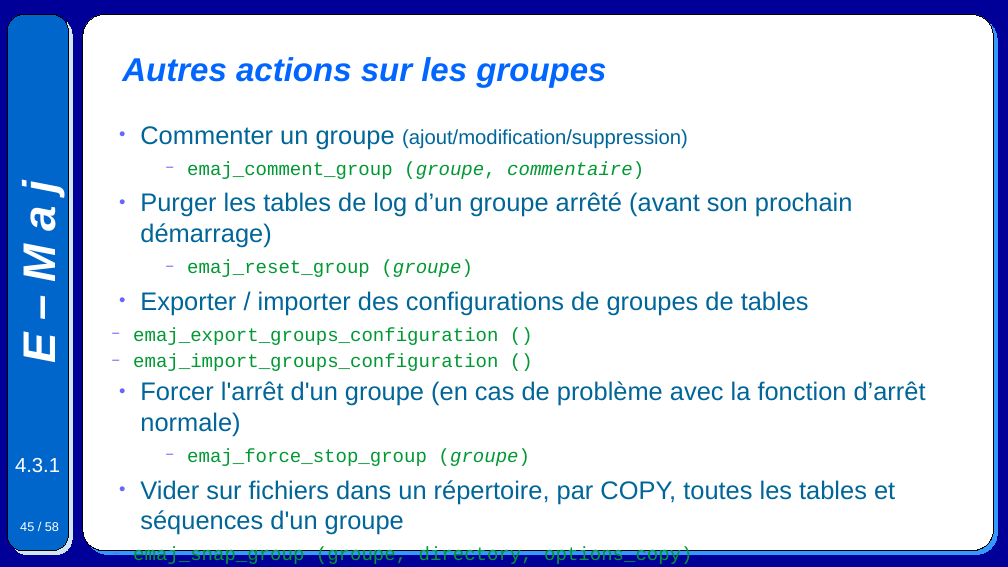
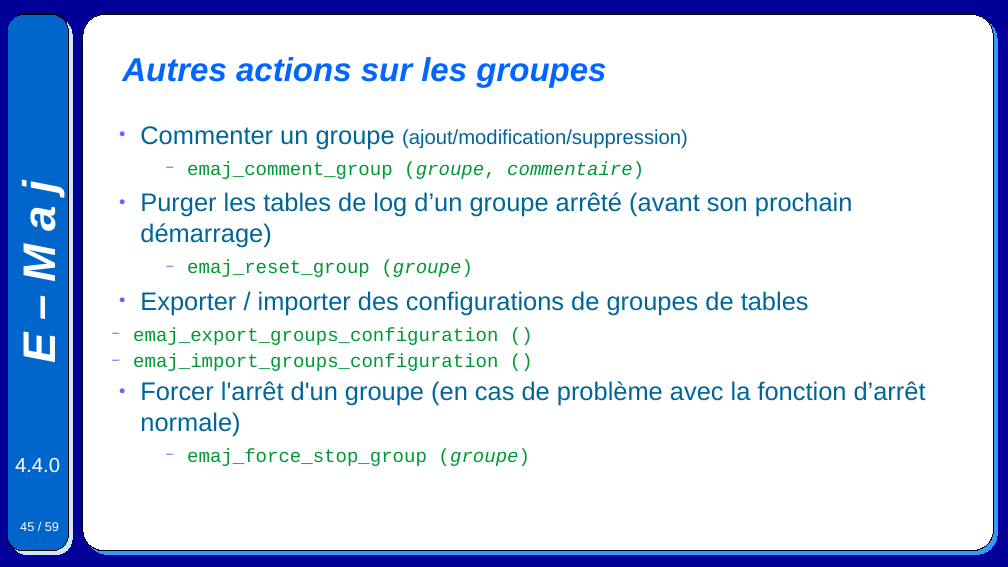
Before and after one commit to beaud76/emaj_doc, a slide deck: slide 45 of Emaj.devel_pres_fr.odp. Drawn at 1008x567 pixels with LibreOffice and Linux fonts; fonts in the diff are those of the drawing. Boxes give left, top, right and bottom in pixels: in the first picture for what was removed or moved away, otherwise in the second. Text is boxed around its words. In the diff, an @@ line names an element or a change of style, - is before the commit and + after.

```diff
--- a/Emaj.devel_pres_fr.odp
+++ b/Emaj.devel_pres_fr.odp
@@ text at bbox=[15, 458, 60, 473]: text changed @@
-4.3.1
+4.4.0
@@ text at bbox=[133, 480, 895, 564]: paragraphs removed @@
-● Vider sur fichiers dans un répertoire, par COPY, toutes les tables et séquences d'un groupe
-  − emaj_snap_group (groupe, directory, options_copy)
```
Also in this commit, not shown: 57 other slides changed, 1 slide added, 45 other files.
